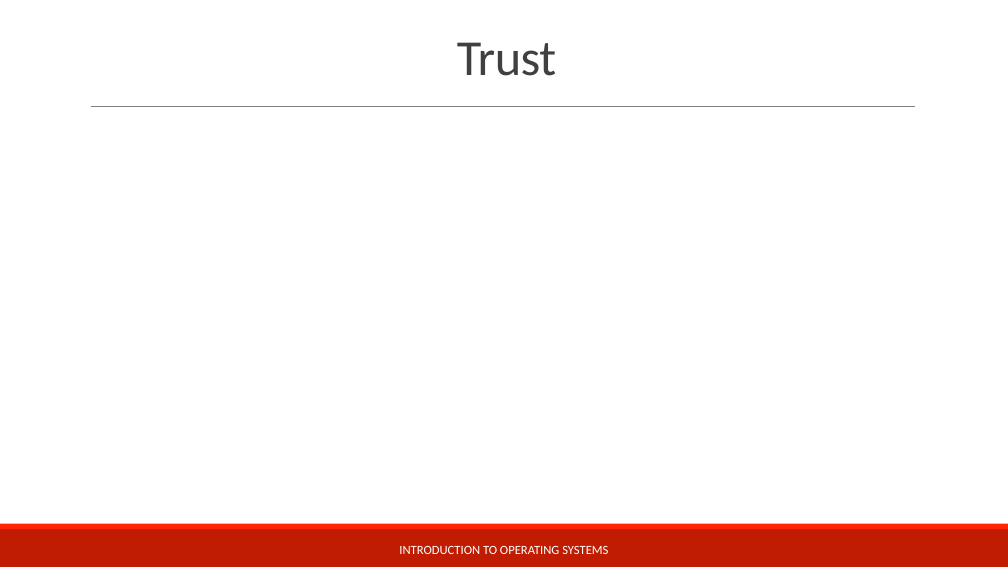
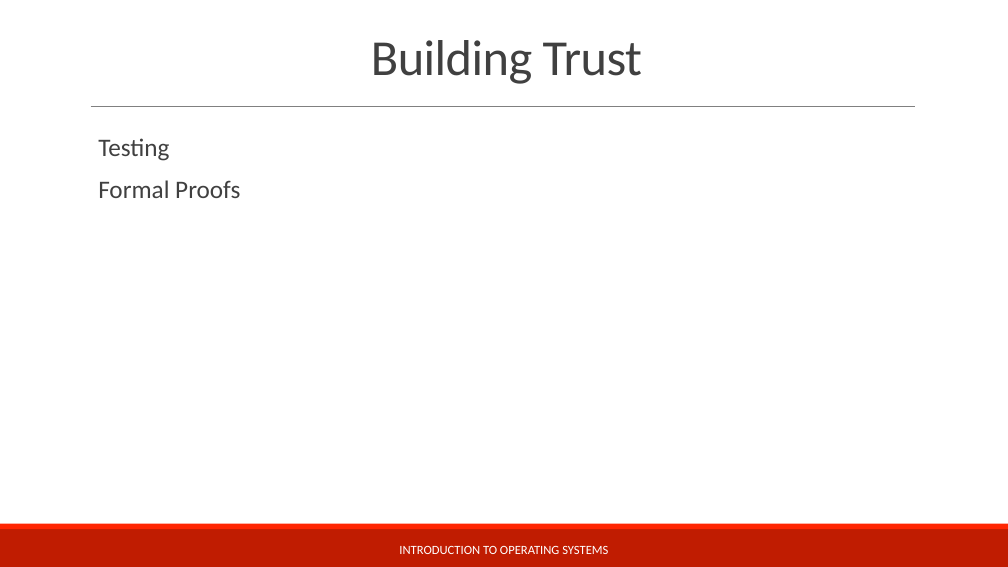
Before and after one commit to teachbsd/course, a slide deck: slide 5 of undergraduate/lectures/security.pptx. Drawn at 1008x567 pixels with LibreOffice and Linux fonts; fonts in the diff are those of the drawing; background and template pictures are left out. Boxes give left, top, right and bottom in pixels: in the first picture for what was removed or moved away, otherwise in the second. Text is boxed around its words. In the diff, an @@ line names an element or a change of style, - is before the commit and + after.

```diff
--- a/undergraduate/lectures/security.pptx
+++ b/undergraduate/lectures/security.pptx
@@ title at (371,40,642,84): text changed @@
-Trust
+Building Trust
@@ text added at (98,138,240,198), 24 pt, text #404040 @@
+  Testing
+  Formal Proofs
```
Also in this commit, not shown: 2 other slides changed.
